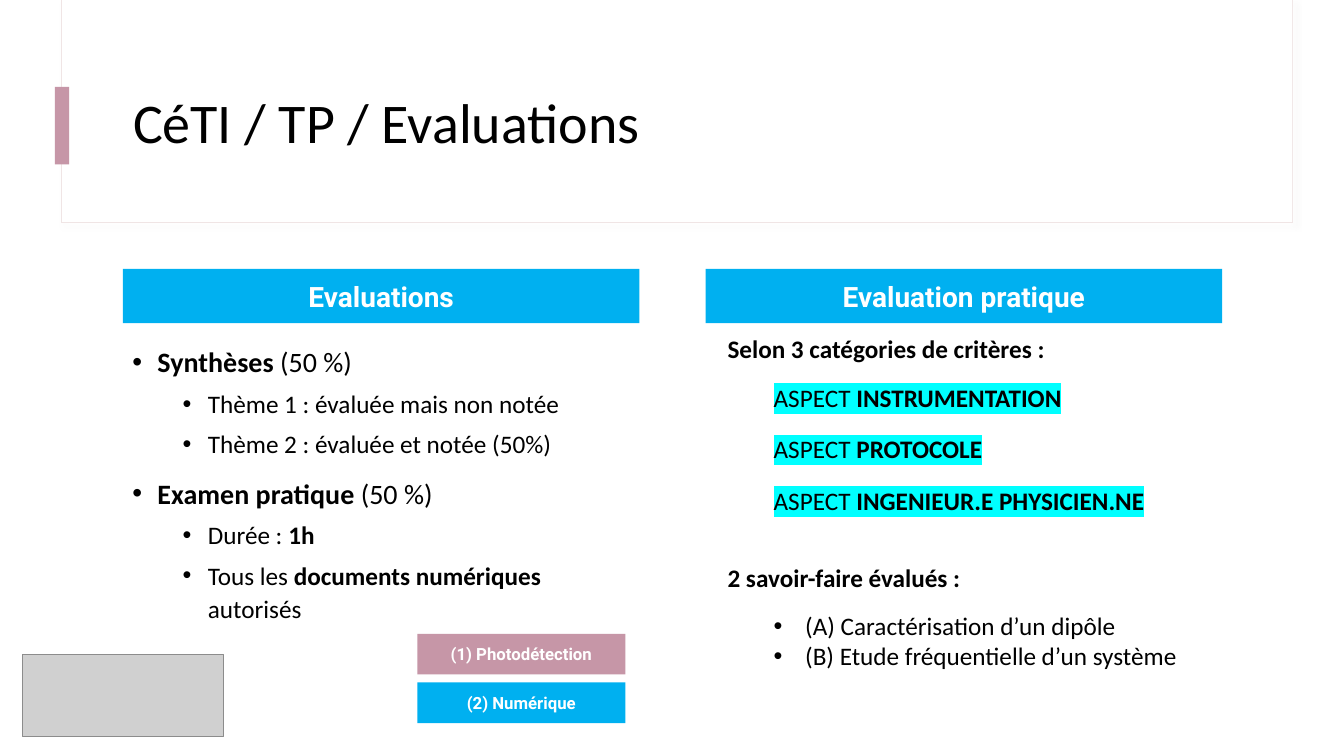
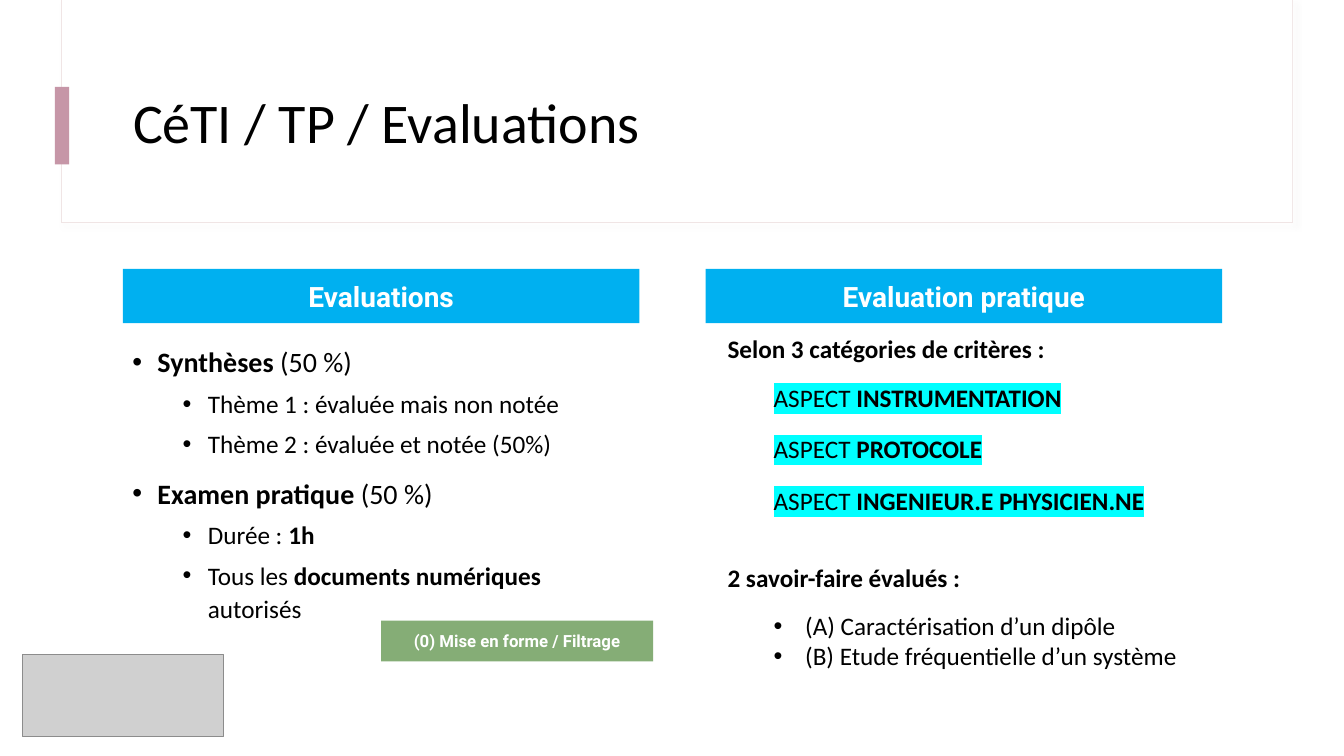
Before and after one commit to IOGS-Digital-Methods/semester-5, a slide deck: slide 18 of CeTI/b0_intro/B0_1_CeTI.pptx (slide 17 before the commit). Drawn at 1344x756 pixels with LibreOffice and Linux fonts; fonts in the diff are those of the drawing; grey boxes stand for pictures. Boxes give left, top, right and bottom in pixels: in the first picture for what was removed or moved away, otherwise in the second. Text is boxed around its words. In the diff, an @@ line names an element or a change of style, - is before the commit and + after.

```diff
--- a/CeTI/b0_intro/B0_1_CeTI.pptx
+++ b/CeTI/b0_intro/B0_1_CeTI.pptx
@@ rectangle added at (381,621,653,661), fill #85AD76, 12 pt, text #FFFFFF, bold @@
+(0) Mise en forme / Filtrage
@@ rectangle removed at (417,634,625,675) @@
-(1) Photodétection
@@ rectangle removed at (417,683,625,723) @@
-(2) Numérique
```
Also in this commit, not shown: 8 other slides changed, 1 slide added, 6 other files.
